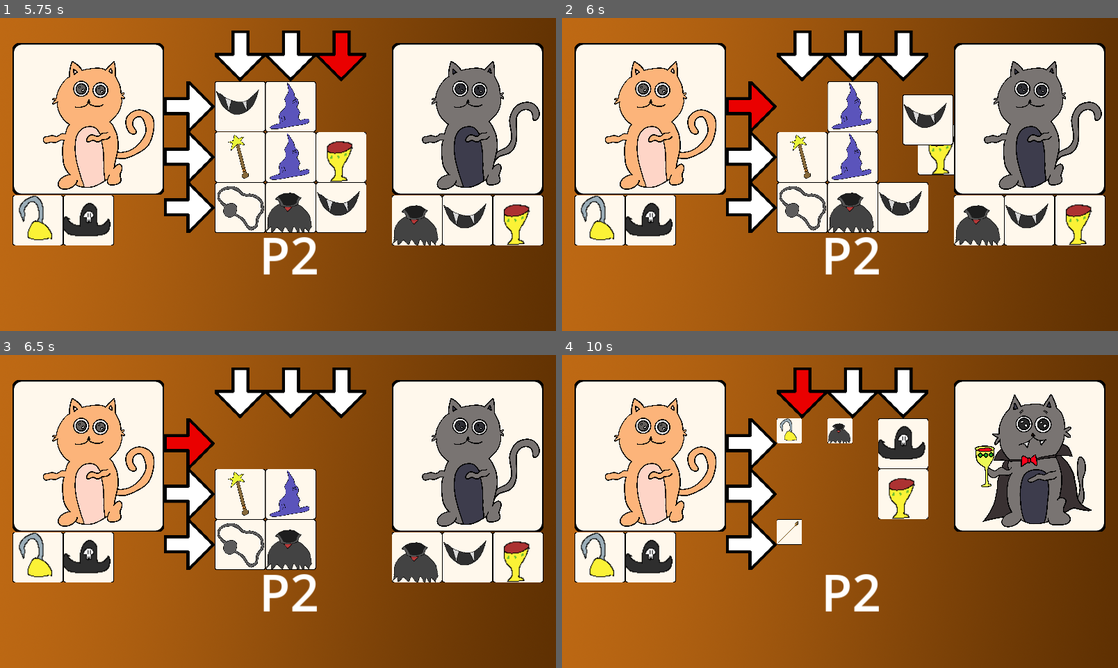
Above: before the commit, frames 1-4 (two rows, left to right).
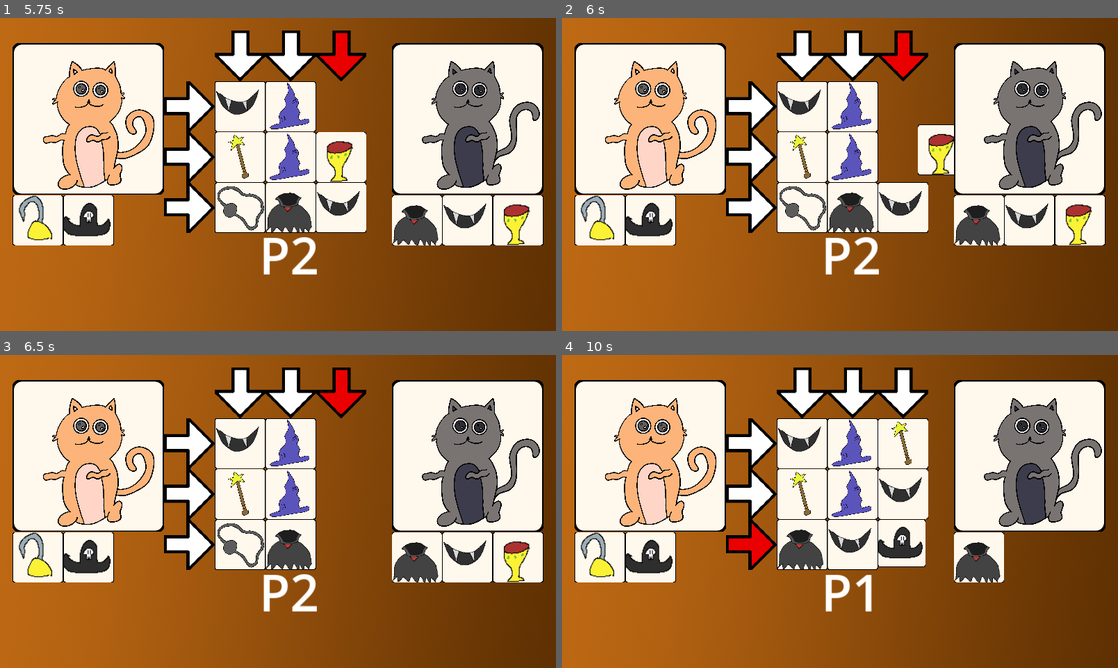
Above: after the commit, the same moments.

Repository: Zami77/CatCostumeParty
Game: Godot game, scene res://managers/GameManager.tscn
The game is run twice, just before and just after one commit, with the same random seed, the same clock (stepped at 60 frames per second) and the same inputs.
Inputs (mouse positions are in pixels of both pictures, inside the frame that each line leads up to):
- Up to frame 1 (5.75 s): move the mouse to (400, 158) at 0.52 s; press the mouse at (400, 158) at 0.53 s; release the mouse at (400, 158) at 1.25 s; click "PLAY 1P" at 1.25 s; click (189, 105) at 2 s; click (189, 155) at 2.75 s; click (189, 208) at 3.5 s; click (239, 55) at 4.25 s; click (289, 55) at 5 s
- Up to frame 2 (6 s): click (751, 105) at 5.75 s
- Up to frame 3 (6.5 s): no input
- Up to frame 4 (10 s): click (901, 392) at 6.52 s; click (751, 492) at 7.25 s; click (751, 545) at 8 s; click (801, 392) at 8.75 s; click (851, 392) at 9.5 s

Frame 1 is identical in both runs. In frame 2, 3.6% of the frame differs, in the area x 30-71%, y 4-41%; in frame 3, 3.8%; in frame 4, 16%, in the area x 30-98%, y 4-82%.

Commit message:
fix bug allowing player to select during opponent turn

Diff:
--- a/CatCostumeParty/costume_cats/pirate_cat/PirateCat.tscn
+++ b/CatCostumeParty/costume_cats/pirate_cat/PirateCat.tscn
@@ -4,10 +4,7 @@
 [ext_resource type="Texture2D" uid="uid://cuvgqkoibrmm4" path="res://costume_cats/dracula_cat/initial_dracula_cat_costume.png" id="2_2k7sy"]
 [ext_resource type="Texture2D" uid="uid://bjf78f635krr2" path="res://costume_cats/pirate_cat/pirate_cat1.png" id="3_f615v"]
 
-[node name="PirateCostumeCat" instance=ExtResource("1_nuxcd")]
+[node name="PirateCostumeCat2" instance=ExtResource("1_nuxcd")]
 initial_cat_texture = ExtResource("2_2k7sy")
 costumed_cat_texture = ExtResource("3_f615v")
 costume_pieces_required = Array[int]([2, 2])
-
-[node name="TextureRect" parent="." index="2"]
-expand_mode = 1
--- a/CatCostumeParty/managers/MatchManager.gd
+++ b/CatCostumeParty/managers/MatchManager.gd
@@ -52,11 +52,12 @@
 		return
 
 	turn_label.text = TurnState.keys()[turn_state]
-	costume_piece_grid.select_disabled = false
 
 	if is_ai and turn_state == TurnState.P2:
 		costume_piece_grid.select_disabled = true
 		_execute_ai_turn()
+	else:
+		costume_piece_grid.select_disabled = false
 
 func _check_for_game_win() -> void:
 	p1_dressed_cats = dressed_cat_area_p1.get_child_count()
@@ -108,7 +109,6 @@
 		)\
 	)
 
-	costume_piece_grid.select_disabled = false
 
 func _get_costume_cat_and_dressed_area(player: TurnState) -> Dictionary:
 	var costume_cat_area
@@ -127,8 +127,8 @@
 func _on_pieces_selected(selected_pieces) -> void:
 	if turn_state == TurnState.GAME_END:
 		return
-	if turn_state == TurnState.P1:
-		costume_piece_grid.select_disabled = true
+
+	costume_piece_grid.select_disabled = true
 
 	_handle_turn_logic(selected_pieces)
 
